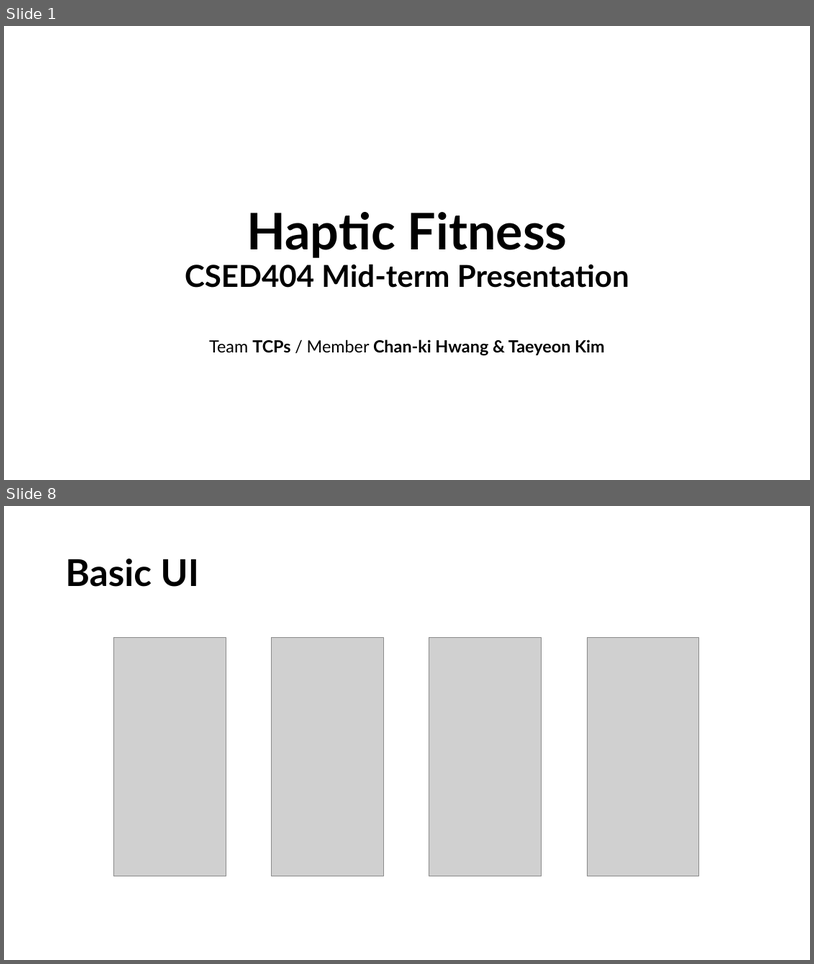
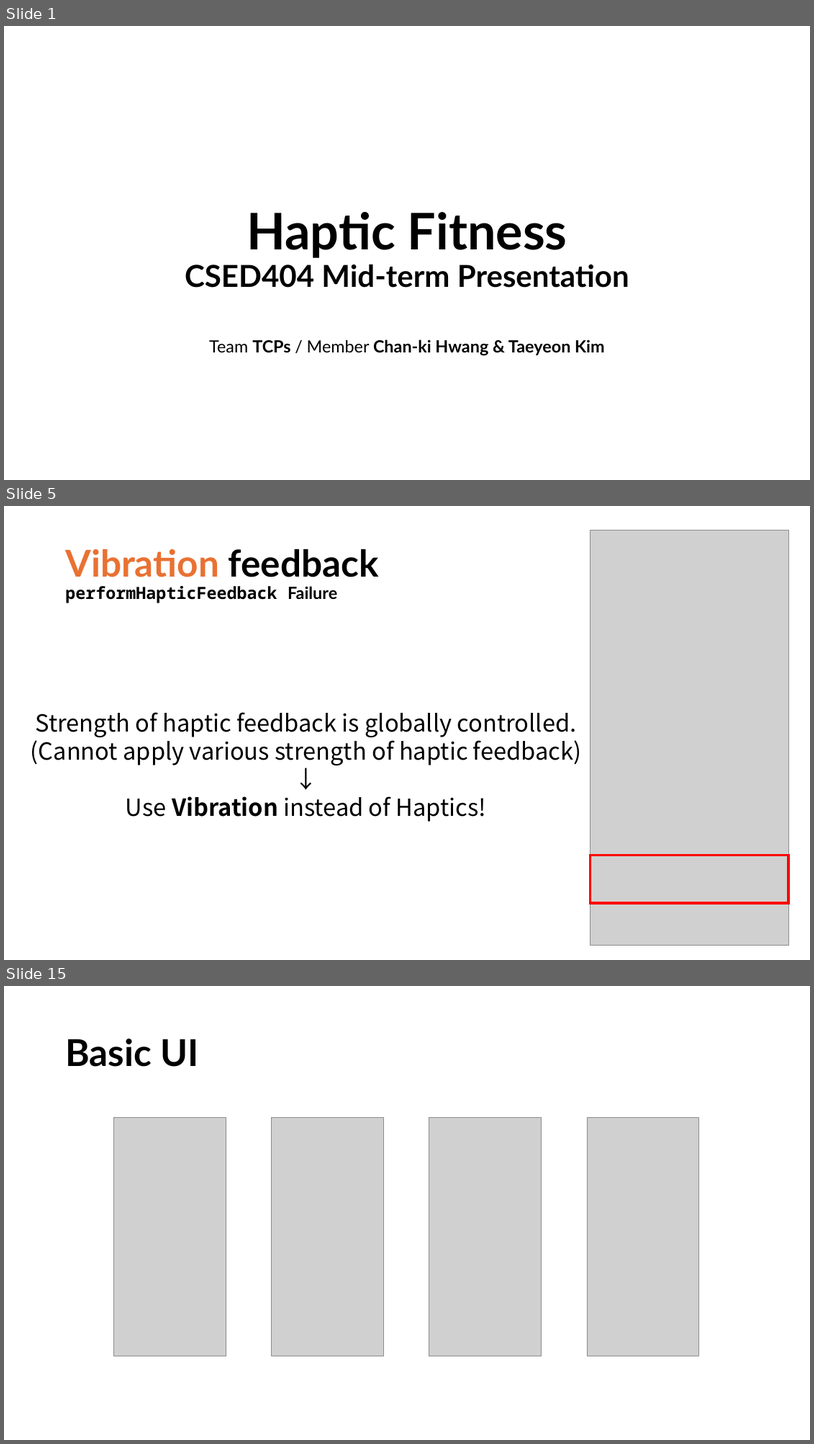
Before and after one commit to Aplace0927/CSED404-Mobile-Ubiquitous-Computing-Project, a slide deck: Presentations/Midterm-TCPs.pptx. Shown one above the other, each under a label of ours: slides 1 and 8 before the commit, slides 1, 5 and 15 after it; the slides between them are not shown. The pictures are 814x964 and 814x1444 pixels, drawn with LibreOffice and Linux fonts; fonts in the diff are those of the drawing; grey boxes stand for pictures. Boxes give left, top, right and bottom in pixels: in the first picture for what was removed or moved away, otherwise in the second. Text is boxed around its words. In the diff, an @@ line names an element or a change of style, - is before the commit and + after.

```diff
--- a/Presentations/Midterm-TCPs.pptx
+++ b/Presentations/Midterm-TCPs.pptx
@@ slide 5 added at [4,506,810,960], background #FFFFFF @@
@@ picture added at [591,530,790,945] @@
@@ title added at [65,549,379,603], 20 pt, text #000000, bold @@
+Vibration feedback
+performHapticFeedback Failure
@@ text added at [31,712,581,821], 28 pt, text #000000 @@
+Strength of haptic feedback is globally controlled.
+(Cannot apply various strength of haptic feedback)
+↓
+Use Vibration instead of Haptics!
@@ rectangle added at [591,855,790,903], outline #FF0000 3 pt @@
@@ what was slide 8 is now slide 15 @@
```
Also in this commit, not shown: 1 slide changed, 9 other slides added, 2 slides removed.
